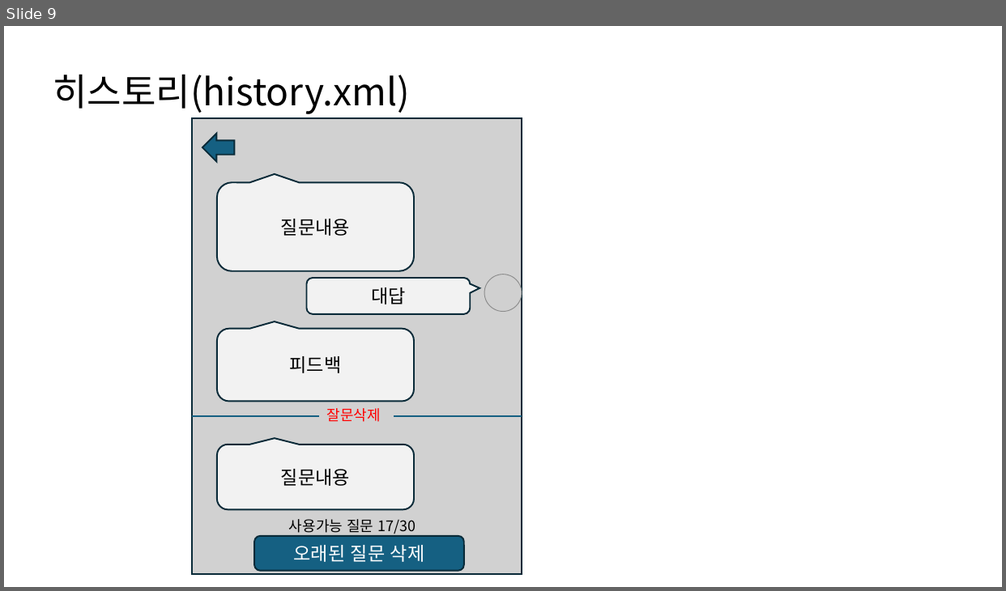
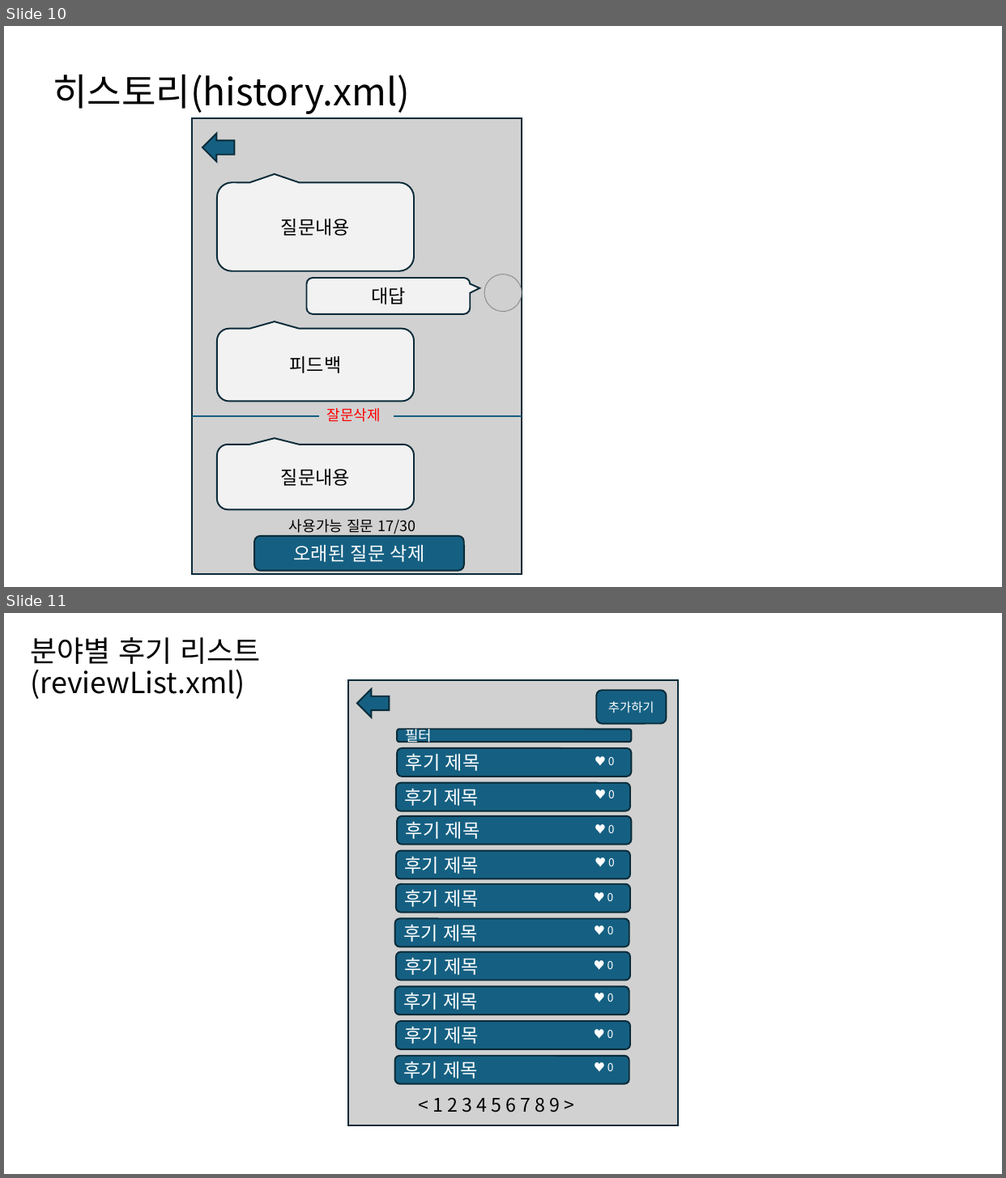
Before and after one commit to KIMSMING/AICO, a slide deck: 설계서/에코 화면 설계서0401.pptx. Shown one above the other, each under a label of ours: slide 9 before the commit, slides 10 and 11 after it. The pictures are 1006x591 and 1006x1178 pixels, drawn with LibreOffice and Linux fonts; fonts in the diff are those of the drawing; grey boxes stand for pictures. Boxes give left, top, right and bottom in pixels: in the first picture for what was removed or moved away, otherwise in the second. Text is boxed around its words. In the diff, an @@ line names an element or a change of style, - is before the commit and + after.

```diff
--- a/설계서/에코 화면 설계서0401.pptx
+++ b/설계서/에코 화면 설계서0401.pptx
@@ slide 11 added at [4, 613, 1002, 1174], background #FFFFFF @@
@@ title added at [30, 637, 260, 699], 28 pt, text #000000 @@
+분야별 후기 리스트(reviewList.xml)
@@ rectangle added at [348, 680, 679, 1126], fill #D1D1D1, outline #092A39 1.5 pt @@
@@ left arrow added at [357, 689, 390, 717], fill #156082, outline #092A39 1.5 pt @@
@@ rounded rectangle added at [596, 690, 666, 724], fill #156082, outline #092A39 1.5 pt, 12 pt, text #FFFFFF @@
+추가하기
@@ rounded rectangle added at [397, 729, 632, 742], fill #156082, outline #092A39 1.5 pt, 14 pt, text #FFFFFF @@
+필터
@@ rounded rectangle added at [397, 748, 632, 777], fill #156082, outline #092A39 1.5 pt, 18 pt, text #FFFFFF @@
+후기 제목
@@ text added at [608, 757, 615, 765], 10.7 pt, text #FFFFFF @@
+♥ 0
@@ rounded rectangle added at [396, 783, 631, 811], fill #156082, outline #092A39 1.5 pt, 18 pt, text #FFFFFF @@
+후기 제목
@@ text added at [608, 790, 615, 798], 10.7 pt, text #FFFFFF @@
+♥ 0
@@ rounded rectangle added at [397, 816, 632, 845], fill #156082, outline #092A39 1.5 pt, 18 pt, text #FFFFFF @@
+후기 제목
@@ text added at [608, 825, 615, 833], 10.7 pt, text #FFFFFF @@
+♥ 0
@@ rounded rectangle added at [396, 851, 631, 879], fill #156082, outline #092A39 1.5 pt, 18 pt, text #FFFFFF @@
+후기 제목
@@ text added at [608, 858, 615, 867], 10.7 pt, text #FFFFFF @@
+♥ 0
@@ rounded rectangle added at [396, 884, 631, 913], fill #156082, outline #092A39 1.5 pt, 18 pt, text #FFFFFF @@
+후기 제목
@@ text added at [607, 893, 614, 901], 10.7 pt, text #FFFFFF @@
+♥ 0
@@ rounded rectangle added at [394, 919, 629, 948], fill #156082, outline #092A39 1.5 pt, 18 pt, text #FFFFFF @@
+후기 제목
@@ text added at [607, 926, 614, 935], 10.7 pt, text #FFFFFF @@
+♥ 0
@@ rounded rectangle added at [396, 952, 631, 981], fill #156082, outline #092A39 1.5 pt, 18 pt, text #FFFFFF @@
+후기 제목
@@ text added at [607, 961, 614, 969], 10.7 pt, text #FFFFFF @@
+♥ 0
@@ rounded rectangle added at [394, 986, 629, 1015], fill #156082, outline #092A39 1.5 pt, 18 pt, text #FFFFFF @@
+후기 제목
@@ text added at [607, 994, 614, 1002], 10.7 pt, text #FFFFFF @@
+♥ 0
@@ rounded rectangle added at [396, 1022, 631, 1050], fill #156082, outline #092A39 1.5 pt, 18 pt, text #FFFFFF @@
+후기 제목
@@ text added at [607, 1030, 614, 1038], 10.7 pt, text #FFFFFF @@
+♥ 0
@@ rounded rectangle added at [394, 1056, 629, 1084], fill #156082, outline #092A39 1.5 pt, 18 pt, text #FFFFFF @@
+후기 제목
@@ text added at [607, 1063, 614, 1071], 10.7 pt, text #FFFFFF @@
+♥ 0
@@ text added at [433, 1097, 560, 1113], 18 pt, text #000000 @@
+< 1 2 3 4 5 6 7 8 9 >
@@ what was slide 9 is now slide 10 @@
```
Also in this commit, not shown: 2 slides changed, 4 other slides added.
